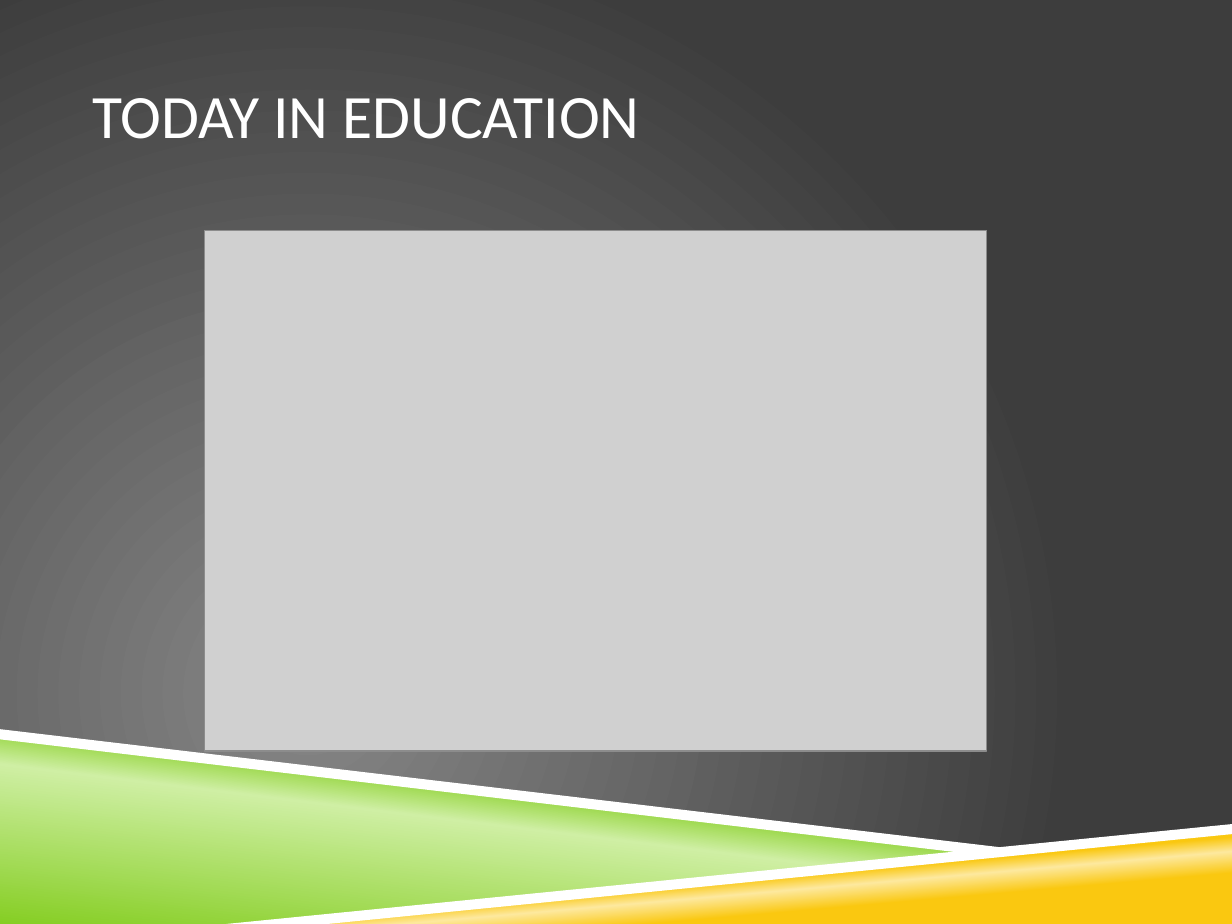
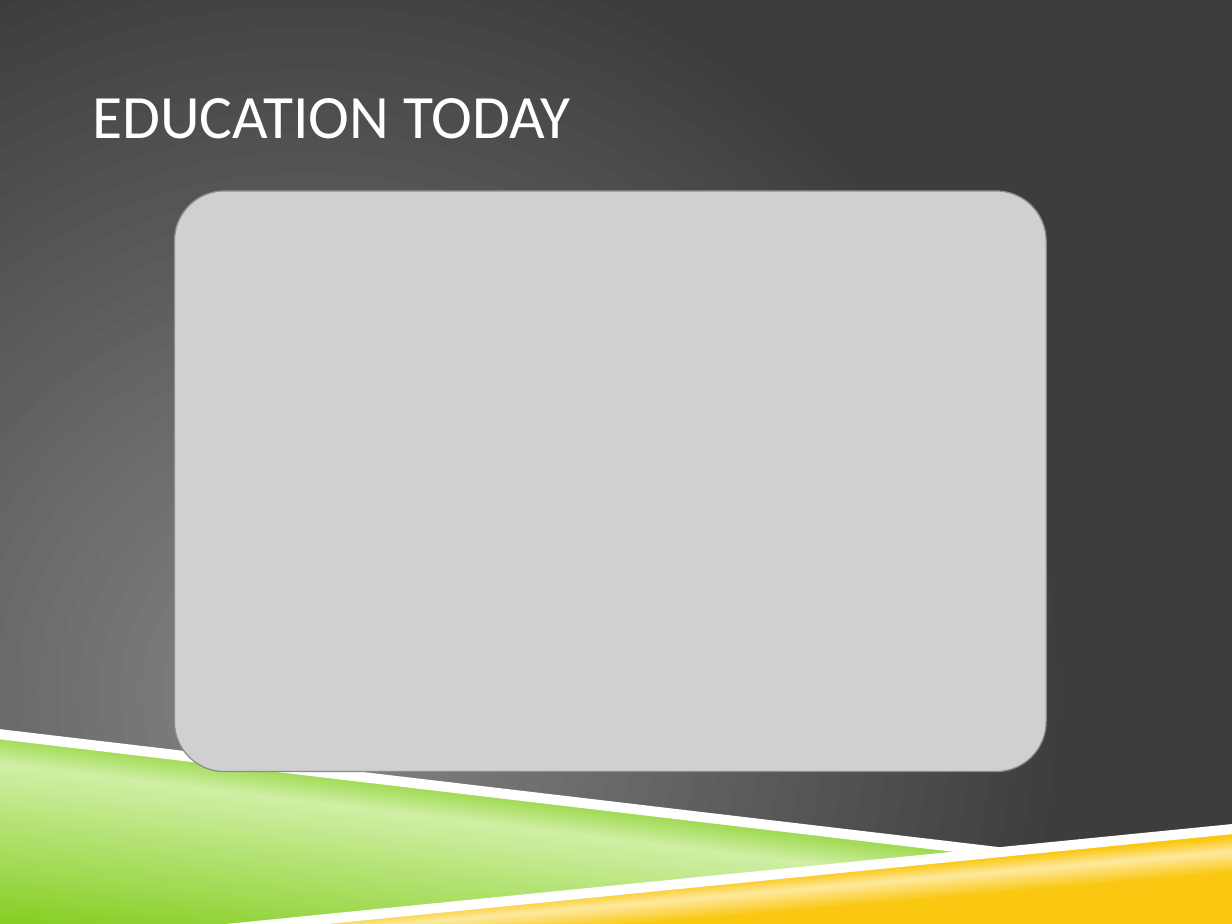
Before and after one commit to aplassard/NoteCollab, a slide deck: slide 5 of diagrams/Presentation1.pptx (slide 3 before the commit). Drawn at 1232x924 pixels with LibreOffice and Linux fonts; fonts in the diff are those of the drawing; grey boxes stand for pictures; background and template pictures are left out. Boxes give left, top, right and bottom in pixels: in the first picture for what was removed or moved away, otherwise in the second. Text is boxed around its words. In the diff, an @@ line names an element or a change of style, - is before the commit and + after.

```diff
--- a/diagrams/Presentation1.pptx
+++ b/diagrams/Presentation1.pptx
@@ title at <box>92,98,570,139</box>: text changed @@
-TODAY IN EDUCATION
+EDUCATION TODAY
@@ picture: place and size @@
-picture at <box>205,230,987,752</box>
+picture at <box>175,191,1047,771</box>
```
Also in this commit, not shown: 2 other slides changed, 13 slides added, 5 slides removed, 17 other files.
